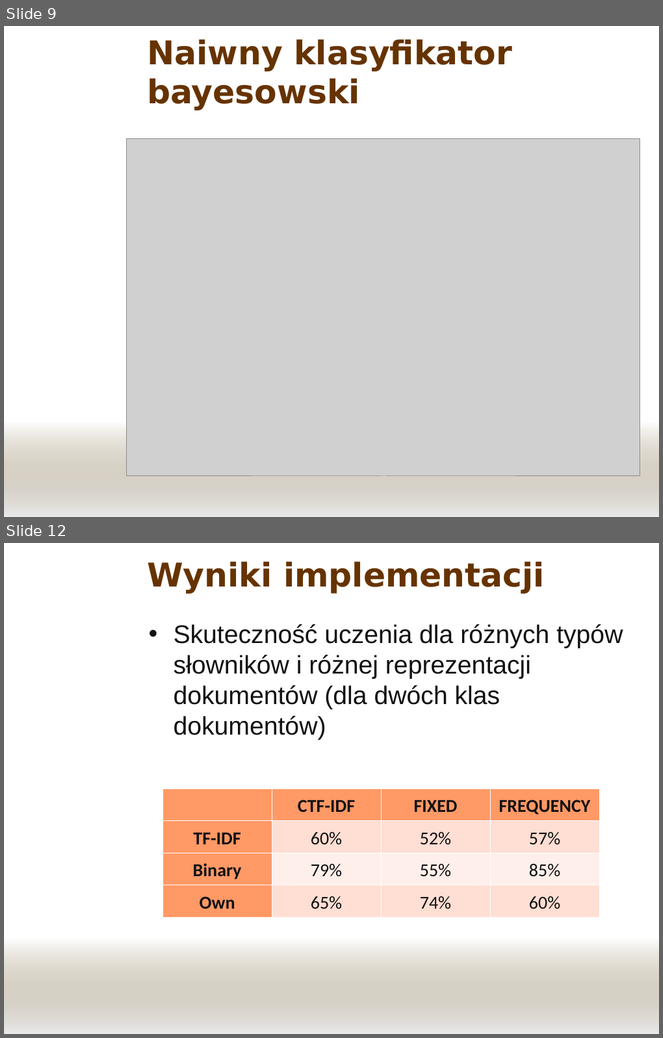
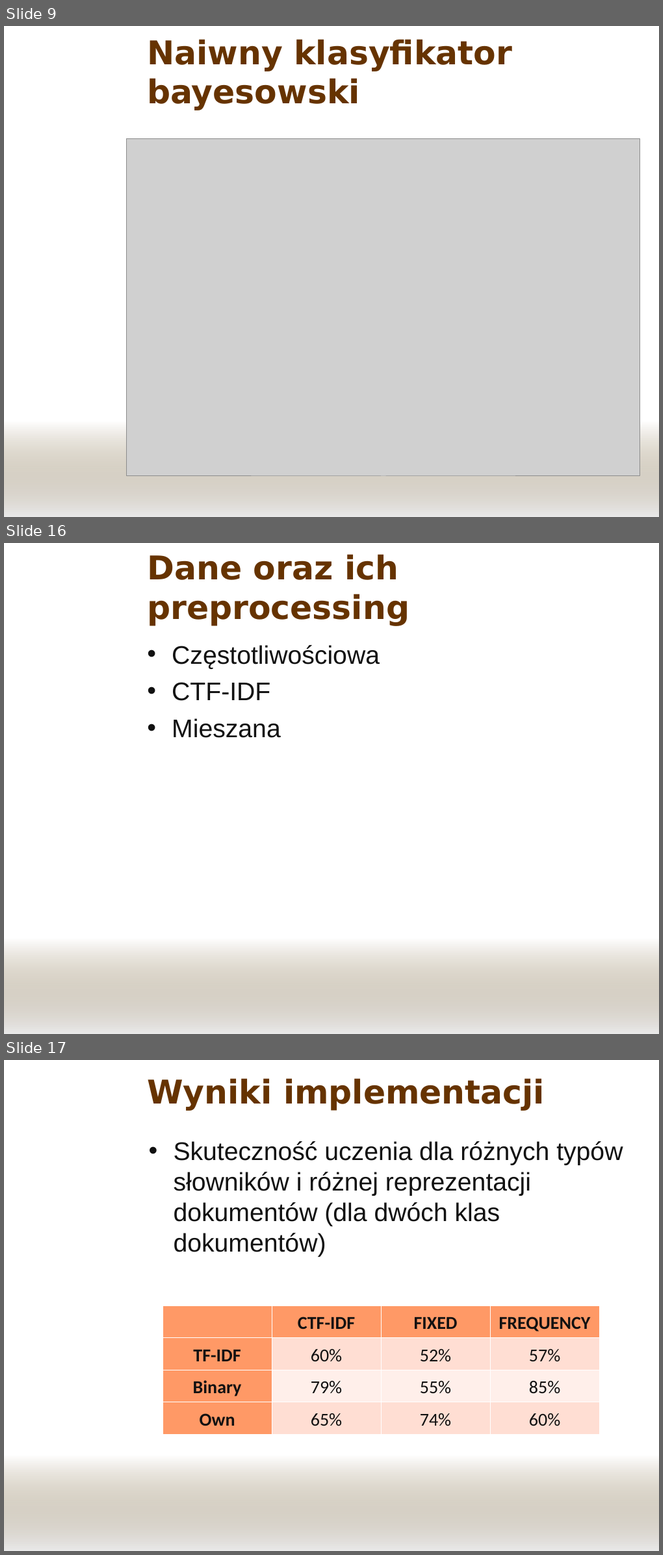
Before and after one commit to panchamk/mini08sn, a slide deck: doc/Prezentacja.ppt. Shown one above the other, each under a label of ours: slides 9 and 12 before the commit, slides 9, 16 and 17 after it; the slides between them are not shown. The pictures are 663x1038 and 663x1555 pixels, drawn with LibreOffice and Linux fonts; fonts in the diff are those of the drawing; grey boxes stand for pictures; background and template pictures are left out. Boxes give left, top, right and bottom in pixels: in the first picture for what was removed or moved away, otherwise in the second. Text is boxed around its words. In the diff, an @@ line names an element or a change of style, - is before the commit and + after.

```diff
--- a/doc/Prezentacja.ppt
+++ b/doc/Prezentacja.ppt
@@ slide 16 added at (4,543,659,1034), background picture (left out); not listed: 1 template element that a slide beside it also shows @@
@@ title added at (147,554,410,626), 36 pt, text #663300, bold @@
+Dane oraz ich preprocessing
@@ text added at (172,645,380,738), 28 pt, text #111111 @@
+• Częstotliwościowa
+• CTF-IDF
+• Mieszana
@@ what was slide 12 is now slide 17 @@
```
Also in this commit, not shown: 2 slides changed, 4 other slides added, 1 other file.
